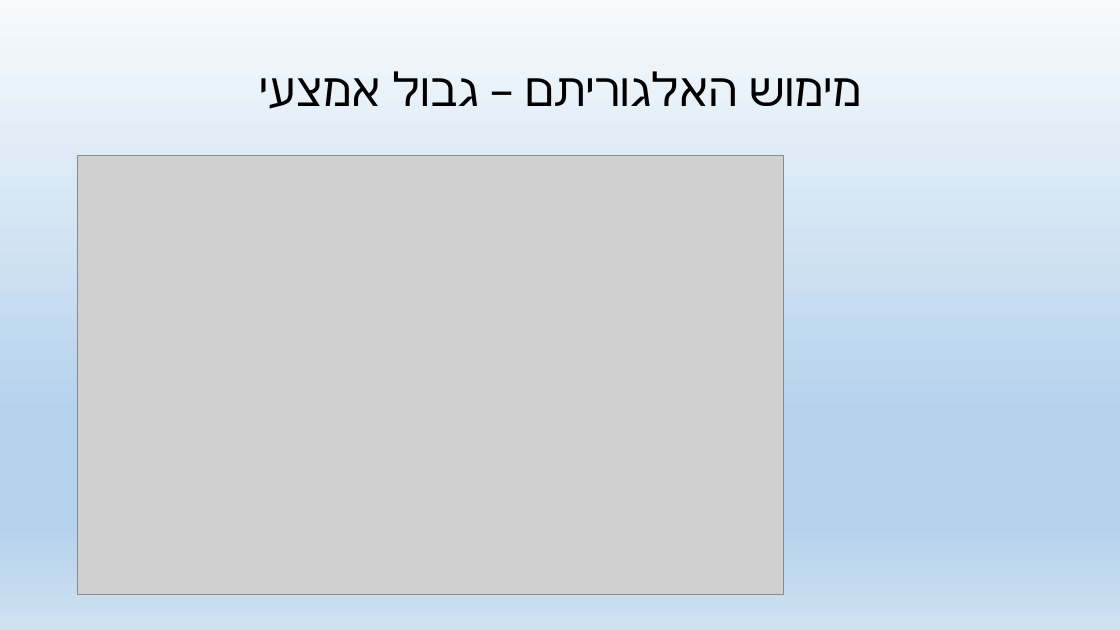
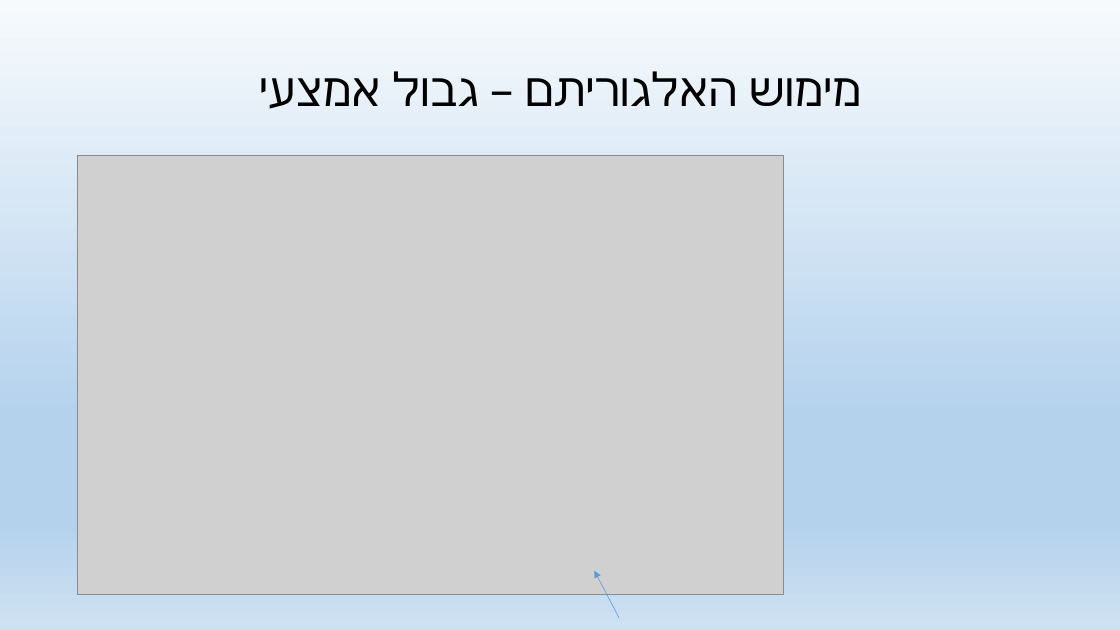
Before and after one commit to ilayze/RTCAM-Compressed-HTTP, a slide deck: slide 10 of final project presentation.pptx. Drawn at 1120x630 pixels with LibreOffice and Linux fonts; fonts in the diff are those of the drawing; grey boxes stand for pictures. Boxes give left, top, right and bottom in pixels: in the first picture for what was removed or moved away, otherwise in the second. Text is boxed around its words. In the diff, an @@ line names an element or a change of style, - is before the commit and + after.

```diff
--- a/final project presentation.pptx
+++ b/final project presentation.pptx
@@ arrow added from (619, 618) to (595, 571), #5B9BD5 0.5 pt @@
```
Also in this commit, not shown: 2 other slides changed, 1 other file.
